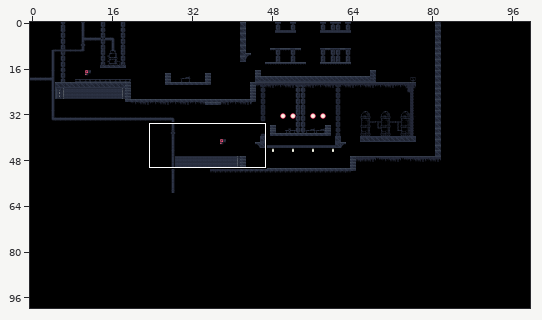
Level history. Tiled map (JSON): Maps/level1.json. The first picture is a wide view before the edit; the outline marks the close-up.
Close-up. The starting point:
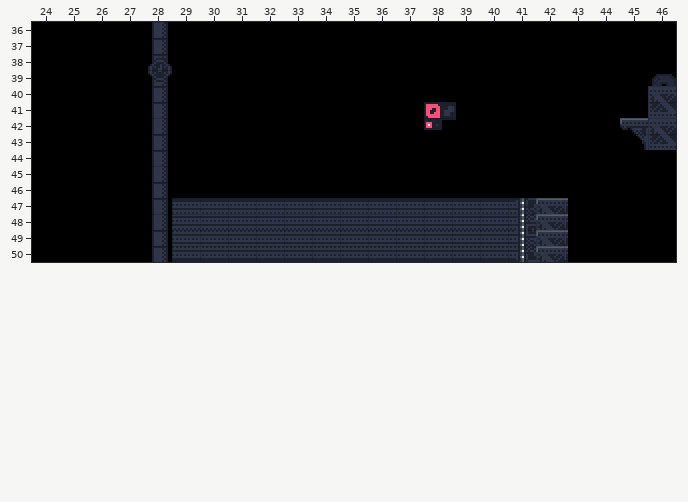
Cells are 14x8 px. Shown: x 24..46, y 36..50.
The same view after the edit:
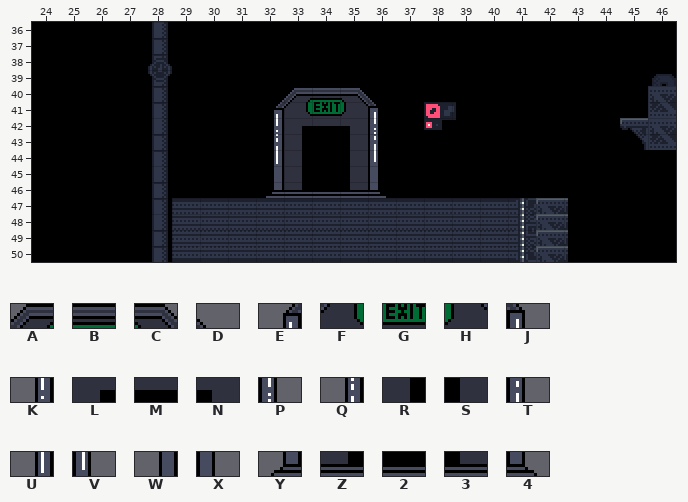
Key: from "Goal": A 1, B 2, C 3, D 4, E 5, F 6, G 7, H 8, J 9, K 10, L 11, M 12, N 13, P 14, Q 15, R 16, S 18, T 19, U 20, V 24, W 25, X 29, Y 30, Z 31, 2 32, 3 33, 4 34.
_ is an empty cell, . an unchanged one.
The exact change:
--- layer "WorldLayer"
@@ x 32..36 @@
-40 .____
-41 _____
-42 _____
-43 __.__
-44 __.__
-45 __.__
-46 _____
+40 .ABCD
+41 EFGHJ
+42 KLMNP
+43 QR.ST
+44 UR.SV
+45 WR.SX
+46 YZ234
Boxes around the changes in both close-ups, in picture pixels (x1, y1, x2, y2):
added: (266, 88, 386, 198)
